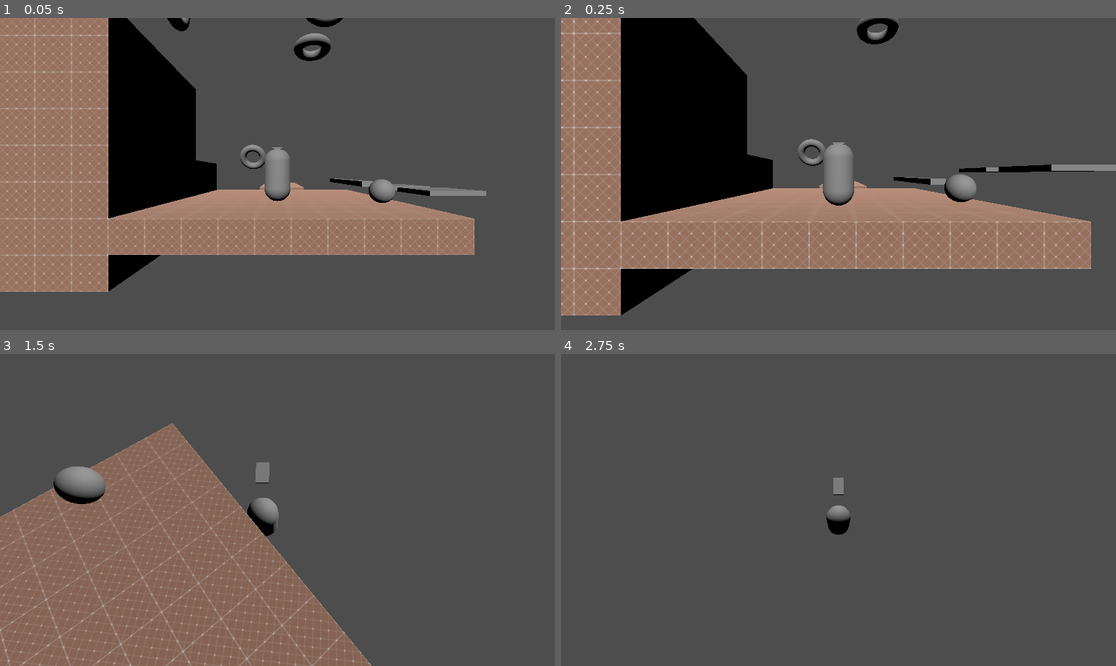
Above: before the commit, frames 1-4 (two rows, left to right).
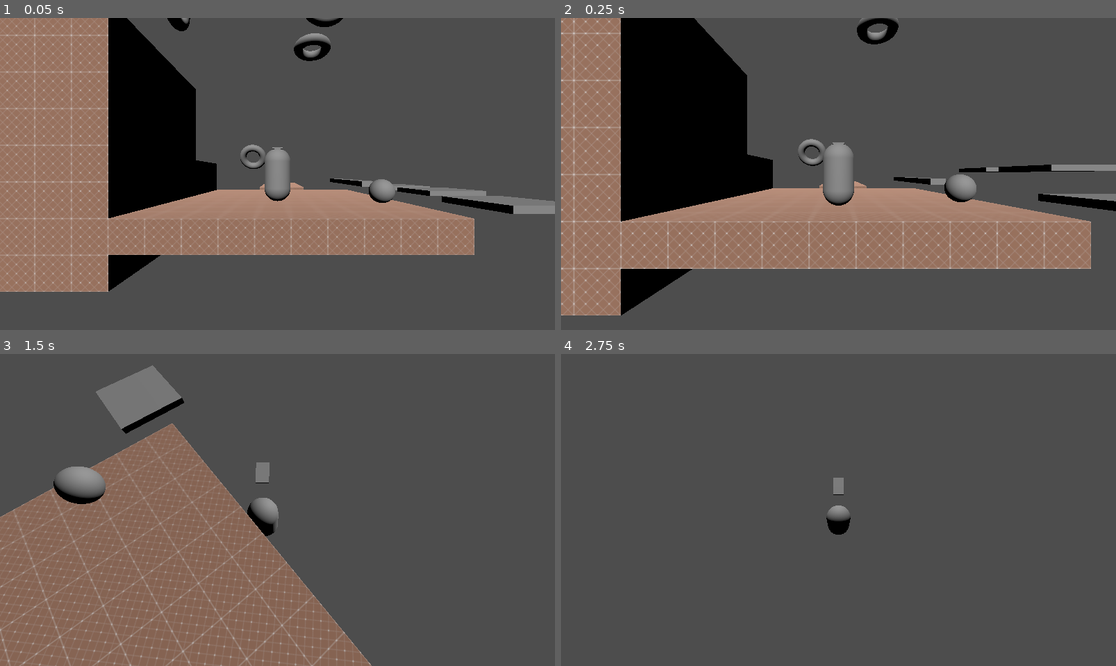
Above: after the commit, the same moments.

Repository: Nigel-Karunaratne/3DPlatformer_Godot4
Game: Godot game, scene res://level_scenes/test_level.tscn
Same seed, same stepped clock (60 frames per second), same inputs: the game is played once before the commit and once after it. The project has no main scene, so this scene is started directly.
Inputs (mouse positions are in pixels of both pictures, inside the frame that each line leads up to):
- Up to frame 1 (0.05 s): no input
- Up to frame 2 (0.25 s): no input
- Up to frame 3 (1.5 s): tap Enter at 0.5 s; move the mouse to (305, 510) at 0.52 s; hold W (move_forward) from 0.53 s (still down); tap R at 0.6 s; tap Space (jump) at 0.77 s; move the mouse to (249, 510) at 1.27 s; tap T at 1.35 s
- Up to frame 4 (2.75 s): keep holding W (move_forward); tap Space (jump) at 1.52 s; move the mouse to (849, 503) at 2.02 s; tap R at 2.1 s

The runs differ from the first frame. In frame 1, 0.9% of the frame differs, in the area x 79-100%, y 57-63%; in frame 2, 0.5%; in frame 3, 1.9%, in the area x 17-34%, y 3-26%; in frame 4, nothing differs.

Commit message:
Simplified + Added Player Activated
repetitive code was consolidated.
player activated will move platform forward if player is on platform and backwards if otherwise (also moves at correct speeds)

Diff:
--- a/level_scenes/test_level.tscn
+++ b/level_scenes/test_level.tscn
@@ -131,3 +131,9 @@
 transform = Transform3D(-4.37114e-08, 0, -1, 0, 1, 0, 1, 0, -4.37114e-08, 6.28263, 0.866045, 1.83515)
 curve = SubResource("Curve3D_xetao")
 speed = 6
+
+[node name="MovingPlatform3D3" parent="." instance=ExtResource("7_0j5ta")]
+transform = Transform3D(-4.37114e-08, 0, -1, 0, 1, 0, 1, 0, -4.37114e-08, 6.28263, 0.866045, 4.66931)
+curve = SubResource("Curve3D_xetao")
+type = 1
+speed = 6
--- a/prefab_scenes/moving_platform.tscn
+++ b/prefab_scenes/moving_platform.tscn
@@ -7,12 +7,16 @@
 [sub_resource type="BoxShape3D" id="BoxShape3D_t4ova"]
 size = Vector3(2.1, 0.2, 2.1)
 
+[sub_resource type="BoxShape3D" id="BoxShape3D_sunsx"]
+size = Vector3(2, 0.115066, 2)
+
 [node name="MovingPlatform3D" type="Path3D"]
 script = ExtResource("1_bxg8p")
 
 [node name="PathFollow3D" type="PathFollow3D" parent="."]
 transform = Transform3D(1, 0, 0, 0, 1, 0, 0, 0, 1, 0.000205799, 0, -1.02433e-05)
 rotation_mode = 0
+loop = false
 
 [node name="AnimatableBody3D" type="AnimatableBody3D" parent="PathFollow3D"]
 sync_to_physics = false
@@ -24,3 +28,9 @@
 
 [node name="CollisionShape3D" type="CollisionShape3D" parent="PathFollow3D/AnimatableBody3D"]
 shape = SubResource("BoxShape3D_t4ova")
+
+[node name="PlayerDetectionArea3D" type="Area3D" parent="PathFollow3D"]
+
+[node name="CollisionShape3D" type="CollisionShape3D" parent="PathFollow3D/PlayerDetectionArea3D"]
+transform = Transform3D(1, 0, 0, 0, 1, 0, 0, 0, 1, 0, 0.14773, 0)
+shape = SubResource("BoxShape3D_sunsx")
--- a/scripts/moving_platform_controller.gd
+++ b/scripts/moving_platform_controller.gd
@@ -2,40 +2,51 @@
 
 @onready var path_follow : PathFollow3D = $PathFollow3D
 @onready var platform : AnimatableBody3D = $PathFollow3D/AnimatableBody3D
+@onready var player_detect_area : Area3D = $PathFollow3D/PlayerDetectionArea3D
 
 enum MovingPlatformType {
-	LINEAR_BACK_AND_FORTH,
-	QUAD_BACK_AND_FORTH
+	BACK_AND_FORTH,
+	PLAYER_ACTIVATED
 }
 
+@export var type: MovingPlatformType = MovingPlatformType.BACK_AND_FORTH
 @export var speed = 10
 @export var end_delay = 1.5
-@export var type: MovingPlatformType = MovingPlatformType.LINEAR_BACK_AND_FORTH
-@export var interp_curve: Curve
+@export var transition : Tween.TransitionType = Tween.TRANS_LINEAR
 
 var _tween : Tween
 
 func _ready():
-	# match type:
-	# 	MovingPlatformType.BACK_AND_FORTH:
-	path_follow.loop = false
-	_tween = create_tween()
-
 	match type:
-		MovingPlatformType.LINEAR_BACK_AND_FORTH:
-			_tween.set_trans(Tween.TRANS_LINEAR)
+		MovingPlatformType.BACK_AND_FORTH:
+			_tween = create_tween()
+			_tween.set_trans(transition)
 			_tween.set_loops()
-			_tween.tween_property(path_follow, "progress", curve.get_baked_length(), curve.get_baked_length() / speed)
+			_tween.tween_property(path_follow, "progress_ratio", 1, curve.get_baked_length() / speed)
 			_tween.tween_interval(end_delay)
-			_tween.tween_property(path_follow, "progress", 0, curve.get_baked_length() / speed)
+			_tween.tween_property(path_follow, "progress_ratio", 0, curve.get_baked_length() / speed)
 			_tween.tween_interval(end_delay)
-		MovingPlatformType.QUAD_BACK_AND_FORTH:
-			_tween.set_trans(Tween.TRANS_QUAD)
-			_tween.set_loops()
-			_tween.tween_property(path_follow, "progress", curve.get_baked_length(), curve.get_baked_length() / speed)
-			_tween.tween_interval(end_delay)
-			_tween.tween_property(path_follow, "progress", 0, curve.get_baked_length() / speed)
-			_tween.tween_interval(end_delay)
+		MovingPlatformType.PLAYER_ACTIVATED:
+			player_detect_area.body_entered.connect(_player_activated_body_entered)
+			player_detect_area.body_exited.connect(_player_activated_body_exited)
 
 func end_tween():
 	_tween.kill();
+
+func _player_activated_body_entered(body:Node3D):
+	if body is PlayerMove:
+		if _tween:
+			_tween.kill()
+		_tween = create_tween()
+		_tween.set_trans(transition)
+		_tween.tween_property(path_follow, "progress_ratio", 1, (curve.get_baked_length() - path_follow.progress) / speed)
+		# print("progress: ", path_follow.progress, "\n;length: ", curve.get_baked_length())
+
+func _player_activated_body_exited(body:Node3D):
+	if body is PlayerMove:
+		if _tween:
+			_tween.kill()
+		_tween = create_tween()
+		_tween.set_trans(transition)
+		_tween.tween_property(path_follow, "progress_ratio", 0, (path_follow.progress) / speed)
+		# print("progress: ", path_follow.progress, "\n;length: ", curve.get_baked_length())
Not shown: 1 places in prefab_scenes/moving_platform.tscn that only renumber resources
